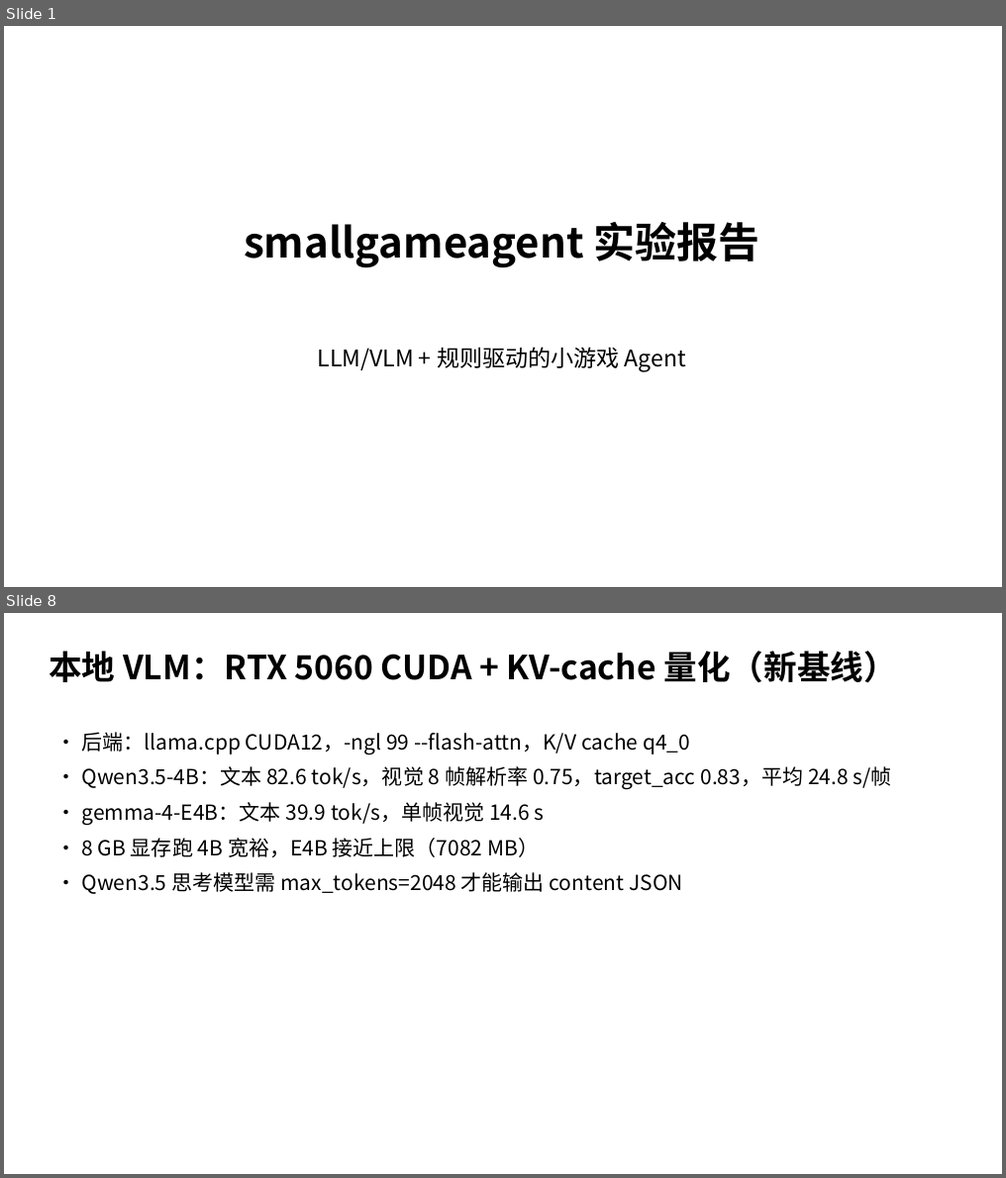
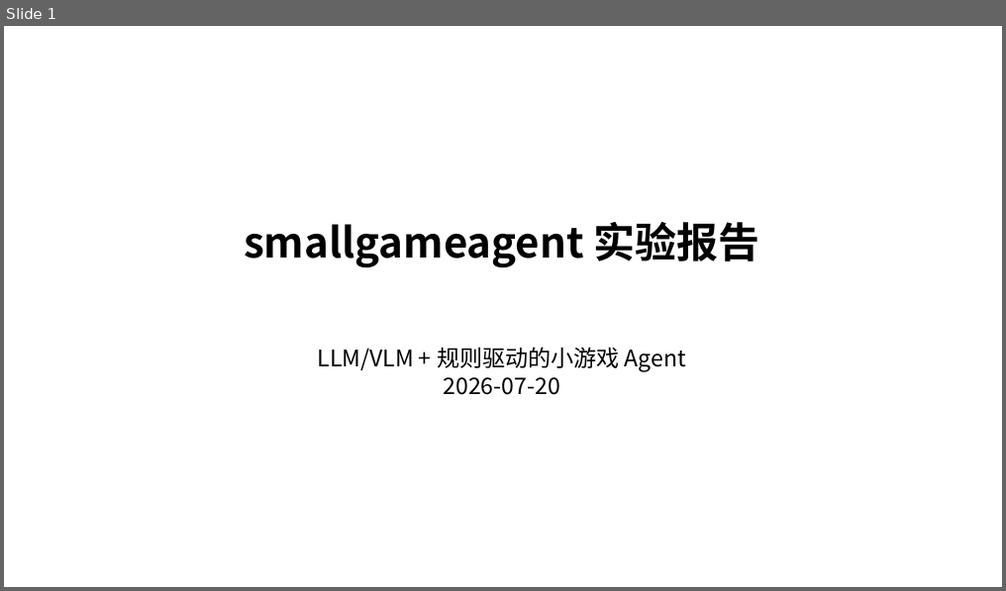
Before and after one commit to tzhazuma/smallgameagent, a slide deck: reports/smallgameagent_report.pptx. Shown one above the other, each under a label of ours: slides 1 and 8 before the commit, slide 1 after it; the slides between them are not shown. The pictures are 1006x1178 and 1006x591 pixels, drawn with LibreOffice and Linux fonts; fonts in the diff are those of the drawing. Boxes give left, top, right and bottom in pixels: in the first picture for what was removed or moved away, otherwise in the second. Text is boxed around its words. In the diff, an @@ line names an element or a change of style, - is before the commit and + after.

Commit message:
feat: rewrite PPT with accurate latest experiment results (visual-verified)
- Rewrote write_pptx() from hardcoded outdated content to accurate 11-slide presentation:
  1. Title + date
  2. One-page conclusions (multi-bus + memory readback = 0.300)
  3. Agent architecture (L0 rule + AgentBus + StrategyMemory + HierarchicalPlanner)
  4. Memory readback A/B table (0.150→0.300, wm_violations 3→0)
  5. Full game matrix table (108 runs, per-game per-mode composite)
  6. Game type classification (7A joystick + 15B tap-to-move, 8/15 B reach 0.300)
  7. Cloud API vs local VLM comparison table
  8. Key fixes (probe completion false-positive, rubric tap counting, generic fallback)
  9. L2 output contract fix + honest analysis (text-only API hallucinates coords)
  10. Training data table (24,496 samples = 15,083 + 9,413)
  11. Next steps (L2 v2 target-name approach, VLM for tap-only games, ssh5090 QLoRA)
- Visual inspection: all 11 slides verified via LibreOffice→PDF→PNG, content accurate, layout clean.
- PDF/PPT regenerated and copied to Windows Downloads.

```diff
--- a/reports/smallgameagent_report.pptx
+++ b/reports/smallgameagent_report.pptx
@@ slide 8 removed at [4, 613, 1002, 1174], background #FFFFFF @@
@@ text removed at [49, 651, 897, 683] @@
-本地 VLM：RTX 5060 CUDA + KV-cache 量化（新基线）
@@ text removed at [81, 732, 892, 894] @@
-• 后端：llama.cpp CUDA12，-ngl 99 --flash-attn，K/V cache q4_0
-• Qwen3.5-4B：文本 82.6 tok/s，视觉 8 帧解析率 0.75，target_acc 0.83，平均 24.8 s/帧
-• gemma-4-E4B：文本 39.9 tok/s，单帧视觉 14.6 s
-• 8 GB 显存跑 4B 宽裕，E4B 接近上限（7082 MB）
-• Qwen3.5 思考模型需 max_tokens=2048 才能输出 content JSON
@@ slide 1 changed as well @@
@@ text at [318, 347, 686, 395]: text changed @@
-LLM/VLM + 规则驱动的小游戏 Agent
+LLM/VLM + 规则驱动的小游戏 Agent
+2026-07-20
```
Also in this commit, not shown: 2 other slides changed, 8 slides added, 7 other slides removed, 2 other files.
